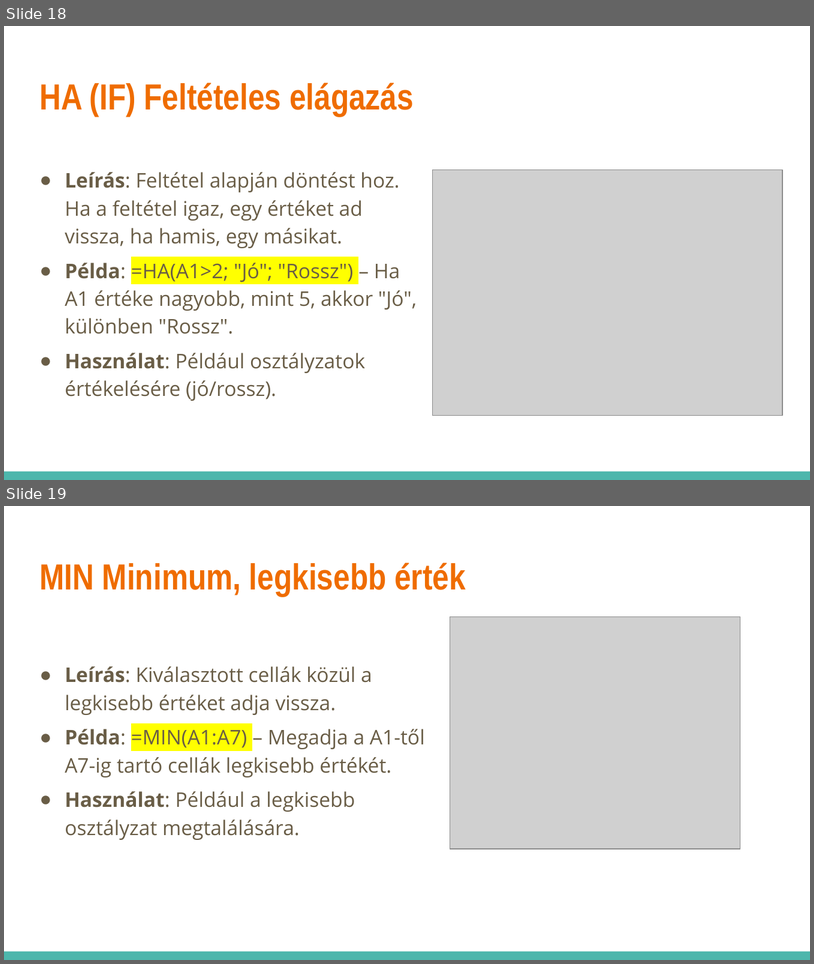
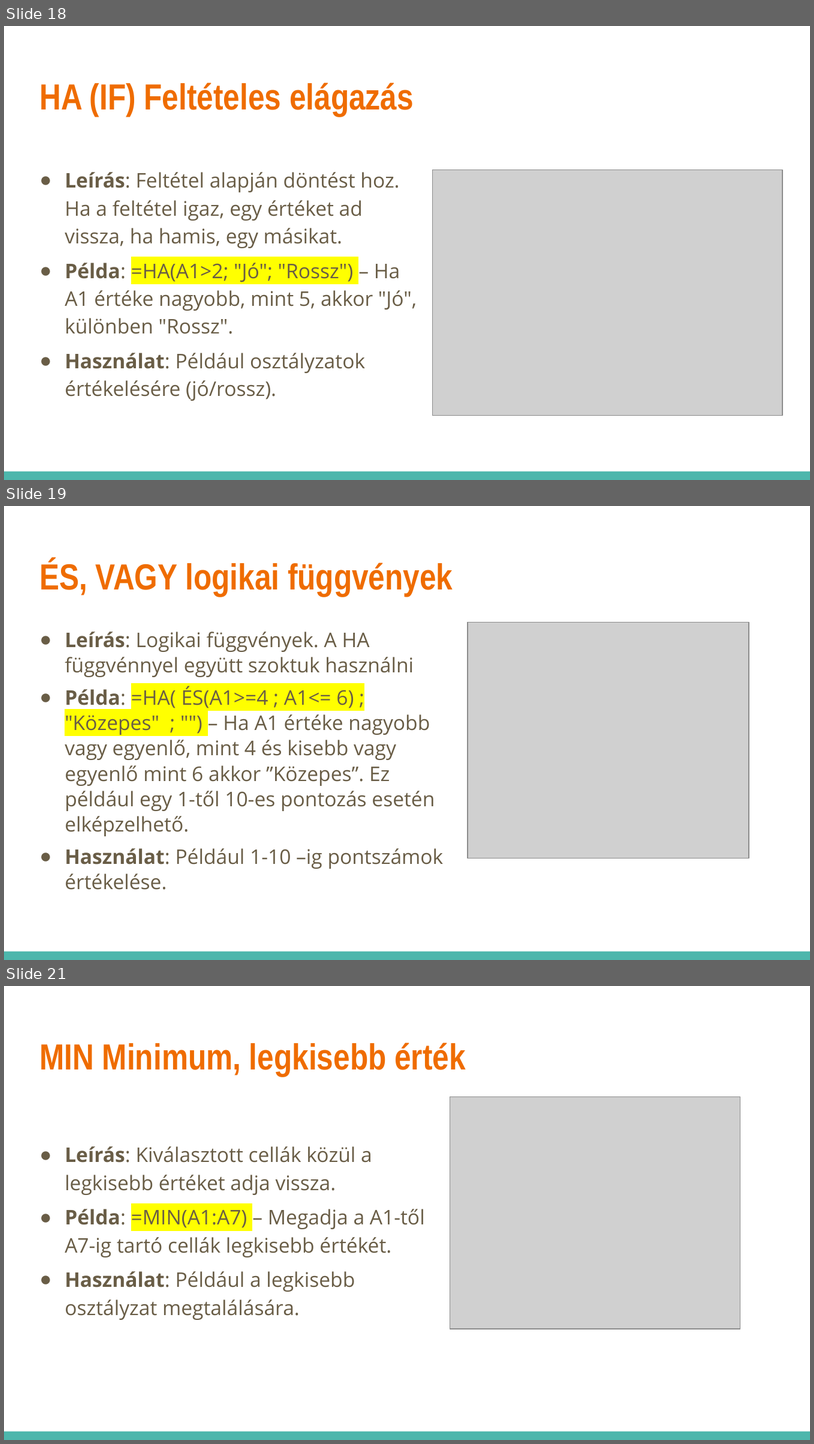
Before and after one commit to pisti72/infoka, a slide deck: excel/Táblázatkezelés.pptx. Shown one above the other, each under a label of ours: slides 18 and 19 before the commit, slides 18, 19 and 21 after it; the slides between them are not shown. The pictures are 814x964 and 814x1444 pixels, drawn with LibreOffice and Linux fonts; fonts in the diff are those of the drawing; grey boxes stand for pictures. Boxes give left, top, right and bottom in pixels: in the first picture for what was removed or moved away, otherwise in the second. Text is boxed around its words. In the diff, an @@ line names an element or a change of style, - is before the commit and + after.

```diff
--- a/excel/Táblázatkezelés.pptx
+++ b/excel/Táblázatkezelés.pptx
@@ slide 19 added at (4,506,810,960), background #FFFFFF; not listed: 1 template element that a slide beside it also shows @@
@@ title added at (39,560,453,596), 32.4 pt, text #EF6C00, bold @@
+ÉS, VAGY logikai függvények
@@ text added at (65,631,444,889), 18 pt, text #695D46 @@
+● Leírás: Logikai függvények. A HA függvénnyel együtt szoktuk használni
+● Példa: =HA( ÉS(A1>=4 ; A1<= 6) ; "Közepes" ; "") – Ha A1 értéke nagyobb vagy egyenlő, mint 4 és kisebb vagy egyenlő mint 6 akkor ”Közepes”. Ez például egy 1-től 10-es pontozás esetén elképzelhető.
+● Használat: Például 1-10 –ig pontszámok értékelése.
@@ picture added at (468,622,749,858) @@
@@ what was slide 19 is now slide 21 @@
```
Also in this commit, not shown: 1 slide changed, 3 other slides added.
